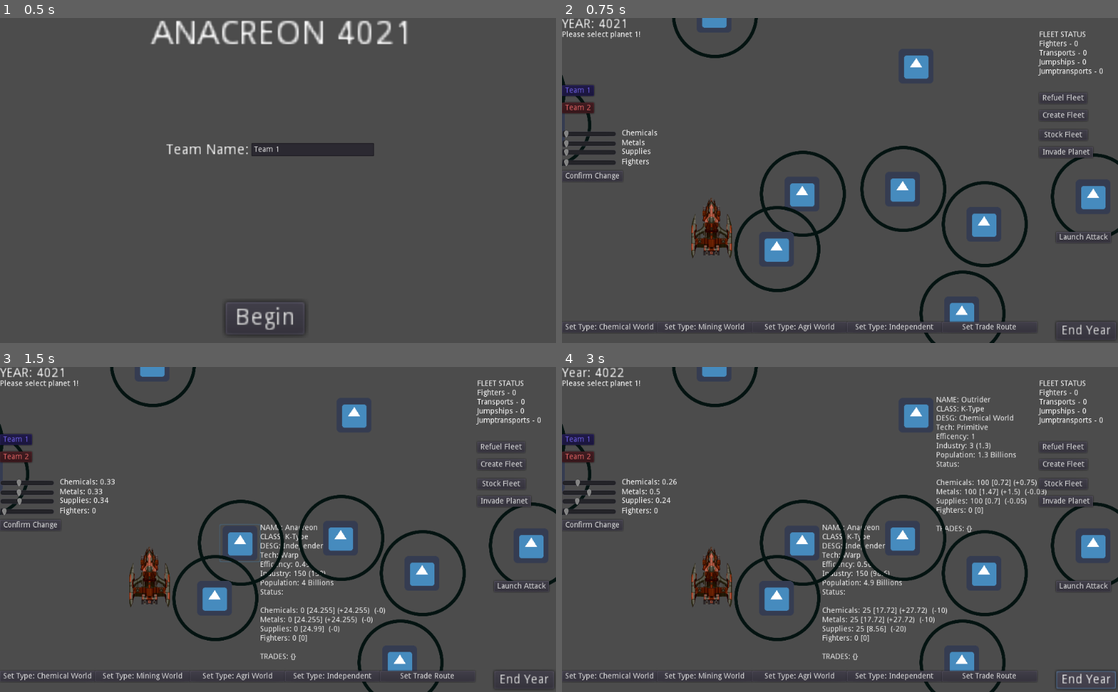
Above: before the commit, frames 1-4 (two rows, left to right).
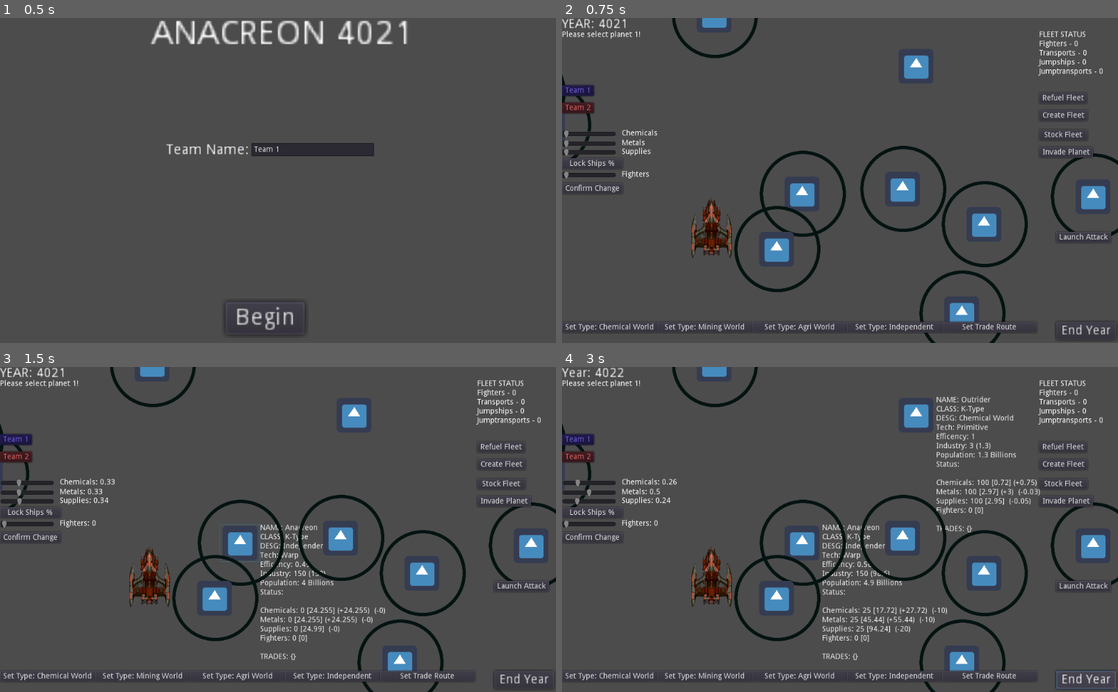
Above: after the commit, the same moments.

Repository: Nore5515/Anacreon4022
Game: Godot game, scene res://MainMenu.tscn
Same seed, same stepped clock (60 frames per second), same inputs: the game is played once before the commit and once after it. The engine's default icon, where the game draws it, is replaced by a stand-in: a white triangle on a blue panel in a dark square.
Inputs:
- Up to frame 1 (0.5 s): no input
- Up to frame 2 (0.75 s): click "Begin" at 0.5 s
- Up to frame 3 (1.5 s): click "NAME: Anacreon CLASS: K-Type …" at 1.25 s
- Up to frame 4 (3 s): click "NAME: Anacreon CLASS: K-Type …" at 2 s; click "End Year" at 2.75 s

Frame 1 is identical in both runs. In frame 2, 0.5% of the frame differs, in the area x 0-16%, y 43-54%; in frame 3, 0.5%; in frame 4, 0.8%, in the area x 0-88%, y 37-82%.

Commit message:
fleet combat and mouse drag
thank god

Diff:
--- a/Adjustments.gd
+++ b/Adjustments.gd
@@ -14,7 +14,7 @@
 	$MetSlider.value = planet.metPer * 100
 	$SupSlider.value = planet.supPer * 100
 	$FigSlider.value = planet.fightersPer * 100
-	print ("values are:", planet.chemPer, ",", planet.metPer, ",", planet.supPer, ",", planet.fightersPer)
+	#print ("values are:", planet.chemPer, ",", planet.metPer, ",", planet.supPer, ",", planet.fightersPer)
 	currentPlanet = planet
 	updateDetails()
 
--- a/Camera2D.gd
+++ b/Camera2D.gd
@@ -3,6 +3,8 @@
 var movement = Vector2(0,0)
 export (float) var speed = 10.0
 var zoomScale = 1.0
+
+var rightClicking = false
 
 func _input(event):
 	movement = Vector2(0,0)
@@ -24,6 +26,15 @@
 	if Input.is_action_pressed("scrollDown"):
 		zoomScale += 0.1
 
+	if Input.is_action_pressed("rightClick"):
+		rightClicking = true
+	if Input.is_action_just_released("rightClick"):
+		rightClicking = false
+
+	if rightClicking:
+		if event is InputEventMouseMotion:
+			position -= event.relative
+
 func _process(delta):
 	self.translate(movement * speed)
 	zoom = Vector2(zoomScale, zoomScale)
--- a/Fleet.gd
+++ b/Fleet.gd
@@ -6,6 +6,7 @@
 
 var destination = Vector2()
 var destIcon
+var destPlanet
 
 var fuel = 100.0
 var fighters = 0
@@ -45,6 +46,7 @@
 	get_parent().get_node("CanvasLayer/FleetStatus").text = thing
 
 func _process(delta):
+	$count.text = String(fighters)
 	var movement = destination - position
 	movement = movement / movement.length()
 	position += movement
@@ -53,10 +55,10 @@
 	fuel -= 0.5 * delta
 
 	if team != get_node("/root/Global").playerTeam:
-		print ("AI ACTION!", position)
+		#print ("AI ACTION!", position)
 		aiAct()
 
-	if selected:
+	if selected && team == get_node("/root/Global").playerTeam:
 		updateStatus()
 
 		if (getNearestPlanet().get_global_rect().position - (self.position + Vector2(50, 25))).length() <= 80:
@@ -74,7 +76,23 @@
 
 
 func aiAct():
-	if destIcon == null:
+	# You have arrived
+	if (destination-position).length() < 1:
+		print ("Capture!")
+		getNearestUnalignedPlanet().setTeam(get_node("/root/Global").aiTeam, get_node("/root/Global").aiColor)
+		get_parent().call_deferred("queue_free", destIcon)
+		destination = null
+		destPlanet = null
+
+	# Your destination has changed sides
+	if destPlanet != null:
+		if destPlanet.team != "":
+			print ("Lost!")
+			get_parent().call_deferred("queue_free", destIcon)
+			destination = null
+			destPlanet = null
+
+	if destIcon == null || destination == null:
 		print ("Creating new dest!")
 		if getNearestUnalignedPlanet() == null:
 			pass
@@ -85,8 +103,10 @@
 			instance.scale = Vector2(0.023, 0.023)
 			get_parent().call_deferred("add_child", instance)
 			instance.position = getNearestUnalignedPlanet().rect_position
+			destPlanet = getNearestUnalignedPlanet()
 			destIcon = instance
 			destination = instance.position
+
 
 func getNearestPlanet():
 	var nearest
@@ -116,7 +136,7 @@
 
 
 func _input(event):
-	if event.is_action_pressed("mouseClick"):
+	if event.is_action_pressed("mouseClick") && team == get_node("/root/Global").playerTeam:
 		if mouseOver:
 			if team == get_node("/root/Global").playerTeam:
 				select()
@@ -149,3 +169,12 @@
 
 func _on_Area2D_mouse_exited():
 	mouseOver = false
+
+
+func _on_EngageRange_area_entered(area):
+	if area.is_in_group("fleetBox") && area != $Area2D && area.get_parent().team != team:
+		print ("OTHER FLEET!")
+		if area.get_parent().fighters >= fighters:
+			print ("Bye")
+			area.get_parent().fighters -= fighters
+			queue_free()
--- a/Fleet.tscn
+++ b/Fleet.tscn
@@ -1,8 +1,12 @@
-[gd_scene load_steps=4 format=2]
+[gd_scene load_steps=6 format=2]
 
 [ext_resource path="res://Imports/icon.png" type="Texture" id=1]
 [ext_resource path="res://Imports/ship.png" type="Texture" id=2]
 [ext_resource path="res://Fleet.gd" type="Script" id=3]
+[ext_resource path="res://Imports/explosion_02_strip13.png" type="Texture" id=4]
+
+[sub_resource type="CircleShape2D" id=1]
+radius = 81.7056
 
 [node name="Fleet" type="Node2D" groups=[
 "fleet",
@@ -25,7 +29,9 @@
 scale = Vector2( 0.152303, 0.152303 )
 texture = ExtResource( 2 )
 
-[node name="Area2D" type="Area2D" parent="."]
+[node name="Area2D" type="Area2D" parent="." groups=[
+"fleetBox",
+]]
 
 [node name="CollisionPolygon2D" type="CollisionPolygon2D" parent="Area2D"]
 polygon = PoolVector2Array( -39.6828, 26.2526, -9.49446, -50.0127, 11.5579, -50.4099, 36.1853, 11.9529, 38.5685, 36.183, -34.1218, 36.5802 )
@@ -42,5 +48,26 @@
 rotation = -3.14159
 scale = Vector2( 0.0228264, 0.0228264 )
 texture = ExtResource( 1 )
+
+[node name="explosion" type="Sprite" parent="."]
+visible = false
+texture = ExtResource( 4 )
+region_enabled = true
+region_rect = Rect2( 654.358, 40.5128, 117.452, 120.776 )
+
+[node name="EngageRange" type="Area2D" parent="."]
+
+[node name="CollisionShape2D" type="CollisionShape2D" parent="EngageRange"]
+shape = SubResource( 1 )
+
+[node name="count" type="Label" parent="."]
+margin_left = -22.8264
+margin_top = -70.8414
+margin_right = 17.1736
+margin_bottom = -56.8414
+__meta__ = {
+"_edit_use_anchors_": false
+}
 [connection signal="mouse_entered" from="Area2D" to="." method="_on_Area2D_mouse_entered"]
 [connection signal="mouse_exited" from="Area2D" to="." method="_on_Area2D_mouse_exited"]
+[connection signal="area_entered" from="EngageRange" to="." method="_on_EngageRange_area_entered"]
--- a/Main.tscn
+++ b/Main.tscn
@@ -450,10 +450,19 @@
 "_edit_use_anchors_": false
 }
 
+[node name="LockShips" type="Button" parent="CanvasLayer/Adjustments"]
+margin_top = 53.0923
+margin_right = 112.0
+margin_bottom = 73.0923
+text = "Lock Ships %"
+__meta__ = {
+"_edit_use_anchors_": false
+}
+
 [node name="FigSlider" type="HSlider" parent="CanvasLayer/Adjustments"]
-margin_top = 53.1144
+margin_top = 75.8176
 margin_right = 100.0
-margin_bottom = 69.1144
+margin_bottom = 91.8176
 __meta__ = {
 "_edit_use_anchors_": false
 }
@@ -468,9 +477,9 @@
 }
 
 [node name="ConfirmChange" type="Button" parent="CanvasLayer/Adjustments"]
-margin_top = 75.8176
-margin_right = 12.0
-margin_bottom = 95.8176
+margin_top = 98.5208
+margin_right = 112.0
+margin_bottom = 118.521
 text = "Confirm Change"
 __meta__ = {
 "_edit_use_anchors_": false
@@ -516,6 +525,7 @@
 [connection signal="value_changed" from="CanvasLayer/Adjustments/ChemSlider" to="CanvasLayer/Adjustments" method="_on_ChemSlider_value_changed"]
 [connection signal="value_changed" from="CanvasLayer/Adjustments/MetSlider" to="CanvasLayer/Adjustments" method="_on_MetSlider_value_changed"]
 [connection signal="value_changed" from="CanvasLayer/Adjustments/SupSlider" to="CanvasLayer/Adjustments" method="_on_SupSlider_value_changed"]
+[connection signal="pressed" from="CanvasLayer/Adjustments/LockShips" to="CanvasLayer/Adjustments" method="_on_ConfirmChange_pressed"]
 [connection signal="value_changed" from="CanvasLayer/Adjustments/FigSlider" to="CanvasLayer/Adjustments" method="_on_FigSlider_value_changed"]
 [connection signal="pressed" from="CanvasLayer/Adjustments/ConfirmChange" to="CanvasLayer/Adjustments" method="_on_ConfirmChange_pressed"]
 [connection signal="timeout" from="Timer" to="." method="_on_Timer_timeout"]
--- a/Planet.gd
+++ b/Planet.gd
@@ -17,6 +17,10 @@
 var metals = 0
 var supplies = 0
 
+var chemLaborMod = 1
+var metLaborMod = 2
+var supLaborMod = 4
+
 var chemicalGrowth = 100.0
 var metalsGrowth = 100.0
 var suppliesGrowth = 100.0
@@ -48,6 +52,8 @@
 var chemPer = 0.25
 var metPer = 0.50
 var supPer = 0.25
+
+var shipLock = false
 
 var fighters = 0
 var fightersPer = 0.0
@@ -172,9 +178,9 @@
 	elif efficency > 1.0:
 		efficency = 1.0
 
-	chemicalGrowth = chemPer * industry * efficency
-	metalsGrowth = metPer * industry * efficency
-	suppliesGrowth = supPer * industry * efficency
+	chemicalGrowth = chemPer * industry * efficency * chemLaborMod
+	metalsGrowth = metPer * industry * efficency * metLaborMod
+	suppliesGrowth = supPer * industry * efficency * supLaborMod
 	chemDraw = population * techMod * 2.5
 	chemDraw = stepify(chemDraw, 0.01)
 	metDraw = population * 2.5 * techMod
@@ -279,7 +285,7 @@
 }
 
 func AIaction():
-	print ("================\nAi Acting!")
+	#print ("================\nAi Acting!")
 
 	aiMemory.fleetDelay -= fighters
 	if aiMemory.fleetDelay <= 0:
@@ -295,7 +301,7 @@
 		updateDetails()
 
 	if disasters.has("Famine"):
-		print ("FAMINE!!!!")
+		#print ("FAMINE!!!!")
 		aiMemory.famineScars += 1
 		aiMemory.daysWithSup = 0
 		if supPer < 0.8:
@@ -311,19 +317,20 @@
 		elif supPer >= 0.9:
 			changePerTo("sup", 1.0)
 		aiMemory.daysWithSup = 0
-		print ("Starvation danger! Raising sup%...")
-		print ("New sup per: ", supPer)
-	else:
-		print ("Food supply steady...")
+		#print ("Starvation danger! Raising sup%...")
+		#print ("New sup per: ", supPer)
+	else:
+		#print ("Food supply steady...")
 		aiMemory.daysWithSup += 1
 		if (aiMemory.famineScars*2) + 3 < aiMemory.daysWithSup:
-			print ("It's time to switch production!")
+			#print ("It's time to switch production!")
 			if supPer > 0.2:
-				print (supPer, "current sup per")
+				#print (supPer, "current sup per")
 				changePerTo("sup", supPer - 0.2)
-				print (supPer, "post sup per")
+				#print (supPer, "post sup per")
 			else:
-				print ("not enough sup production!")
+				pass
+				#print ("not enough sup production!")
 			aiMemory.daysWithSup = 0
 
 
@@ -336,15 +343,15 @@
 	elif perType == "fig":
 		numOfSecondaryOptions -= 1
 
-	var totalOptions = (numOfCoreOptions * 2) + numOfSecondaryOptions
+	var totalOptions = (numOfCoreOptions * 3) + numOfSecondaryOptions
 
 	var remainingPer = 1 - amount
-	print ("A", remainingPer)
+	#print ("A", remainingPer)
 	if (remainingPer <= 0):
 		remainingPer = 0
 	else:
 		remainingPer = remainingPer/totalOptions
-	print ("B", remainingPer)
+	#print ("B", remainingPer)
 
 	if perType == "sup":
 		supPer = amount
@@ -367,10 +374,10 @@
 	if perType != "fig":
 		#print ("NOT FIG")
 		fightersPer = remainingPer
-	print ("C", chemPer, ",", metPer, ",", supPer, ",", fightersPer)
-
-	if (supPer+metPer+chemPer+fightersPer) != 1:
-		print ("ERR PER TOTAL WRONG", (supPer+metPer+chemPer+fightersPer))
+	#print ("C", chemPer, ",", metPer, ",", supPer, ",", fightersPer)
+
+	#if (supPer+metPer+chemPer+fightersPer) != 1:
+		#print ("ERR PER TOTAL WRONG", (supPer+metPer+chemPer+fightersPer))
 
 	#get_parent().get_node("CanvasLayer/Adjustments").updateDetails()
 
Binary file added: Imports/explosion_02_strip13.png
Not shown, added: Imports/explosion_02_strip13.png.import
